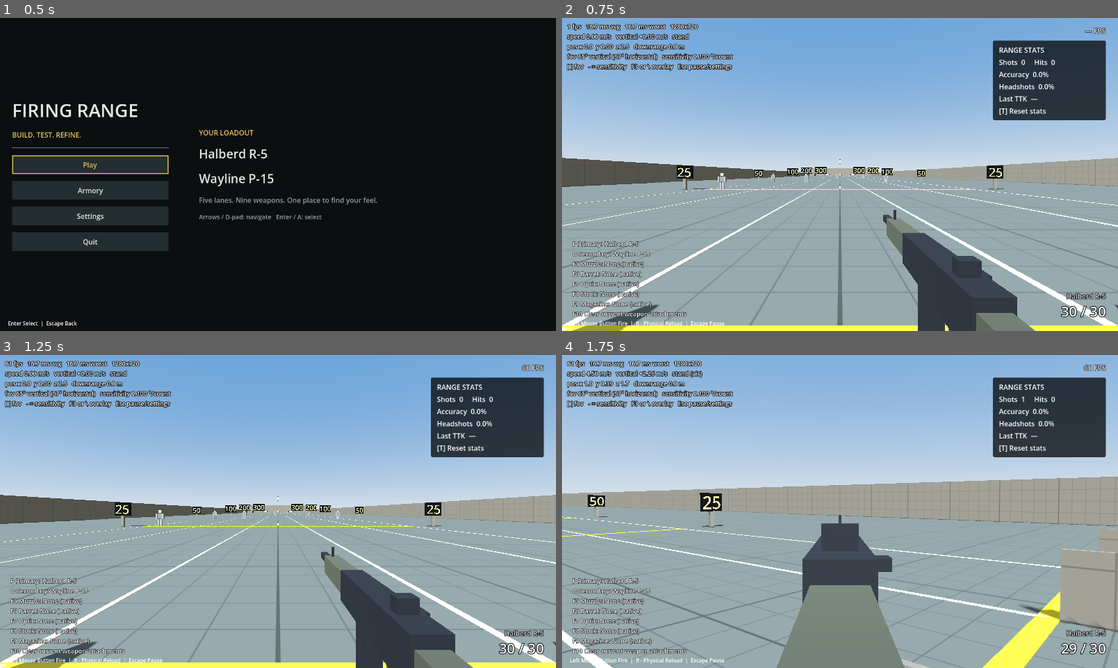
Above: before the commit, frames 1-4 (two rows, left to right).
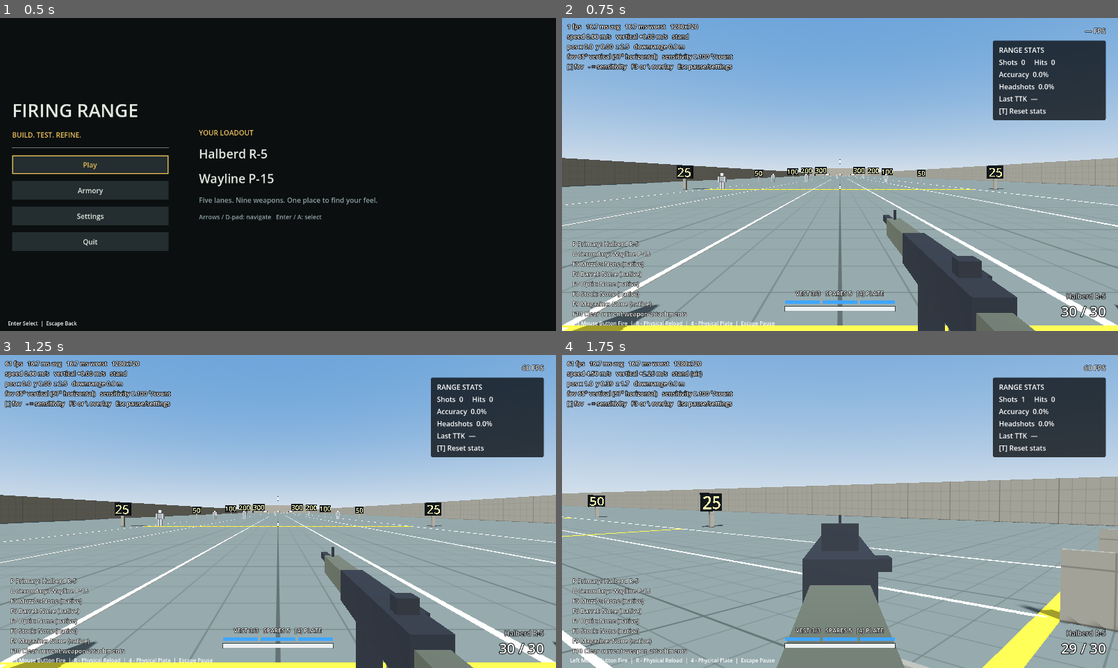
Above: after the commit, the same moments.

Repository: SamGon24/shooting-range
Game: Godot game, scene res://ui/main_menu.tscn
Same seed, same stepped clock (60 frames per second), same inputs: the game is played once before the commit and once after it.
Inputs (mouse positions are in pixels of both pictures, inside the frame that each line leads up to):
- Up to frame 1 (0.5 s): no input
- Up to frame 2 (0.75 s): click "Play" at 0.5 s
- Up to frame 3 (1.25 s): no input
- Up to frame 4 (1.75 s): tap Enter (ui_accept) at 1.25 s; move the mouse to (867, 511) at 1.27 s; hold W (move_forward) from 1.28 s (still down); hold Right mouse button (aim) from 1.28 s (still down); click (867, 511) at 1.42 s; tap Space (jump) at 1.52 s; tap 4 (apply_plate) at 1.55 s

Frame 1 is identical in both runs. In frame 2, 0.8% of the frame differs, in the area x 23-60%, y 87-99%; in frame 3, 0.8%; in frame 4, 0.8%.

Commit message:
ui: Show player health, plates, damage direction and death screen
The HUD gains a centred health bar with three plate segments, a vest
and spares readout behind the Show armor plates option, and a progress
bar while a plate goes in. Pooled arcs around the crosshair point at
where damage came from and re-aim as the player turns; they also show
while invulnerable. A death screen names the zone and source and counts
down to the respawn. A greybox plate slides into the vest, driven only
by the insert progress, and the prompt bar gains the plate key.

Diff:
--- a/firing-range/player/game_input.gd
+++ b/firing-range/player/game_input.gd
@@ -58,7 +58,7 @@
 	if menu_prompts:
 		prompt_label.text += "%s Select  |  %s Back" % [prompt("ui_accept"), prompt("ui_cancel")]
 	else:
-		prompt_label.text += "%s Fire  |  %s Reload  |  %s Pause" % [prompt("fire"), prompt("reload"), prompt("pause")]
+		prompt_label.text += "%s Fire  |  %s Reload  |  %s Plate  |  %s Pause" % [prompt("fire"), prompt("reload"), prompt("apply_plate"), prompt("pause")]
 
 func _input(event: InputEvent) -> void:
 	observe(event)
--- /dev/null
+++ b/firing-range/player/plate_motion.gd
@@ -0,0 +1,35 @@
+class_name PlateMotion
+extends RefCounted
+## Cosmetic plate-insert pose in camera space (-Z forward), driven only by
+## insert progress 0..1, so its timeline always matches the Resource timing.
+## The plate rises into view, is pushed down into the vest, then drops away.
+
+## Phase boundaries as fractions of the insert.
+const RISE_END: float = 0.3
+const PUSH_END: float = 0.75
+
+const START := Vector3(0.12, -0.60, -0.55)
+const SHOWN := Vector3(0.05, -0.24, -0.55)
+const PUSHED := Vector3(0.02, -0.40, -0.35)
+const GONE := Vector3(0.0, -0.70, -0.30)
+const TILT_SHOWN: float = -0.5
+const TILT_PUSHED: float = -1.2
+
+
+static func pose(progress: float) -> Transform3D:
+	var t: float = clampf(progress, 0.0, 1.0)
+	var origin: Vector3
+	var tilt: float
+	if t < RISE_END:
+		var k: float = smoothstep(0.0, 1.0, t / RISE_END)
+		origin = START.lerp(SHOWN, k)
+		tilt = lerpf(TILT_PUSHED, TILT_SHOWN, k)
+	elif t < PUSH_END:
+		var k: float = smoothstep(0.0, 1.0, (t - RISE_END) / (PUSH_END - RISE_END))
+		origin = SHOWN.lerp(PUSHED, k)
+		tilt = lerpf(TILT_SHOWN, TILT_PUSHED, k)
+	else:
+		var k: float = smoothstep(0.0, 1.0, (t - PUSH_END) / (1.0 - PUSH_END))
+		origin = PUSHED.lerp(GONE, k)
+		tilt = TILT_PUSHED
+	return Transform3D(Basis(Vector3.RIGHT, tilt), origin)
--- /dev/null
+++ b/firing-range/player/plate_view.gd
@@ -0,0 +1,52 @@
+class_name PlateView
+extends Node3D
+## Cosmetic greybox plate shown while one is inserted. Reads PlayerHealth;
+## never changes gameplay. Hidden by shrinking rather than `visible`, as the
+## camera rig does for the muzzle flash (see WeaponView).
+
+const HIDDEN_SCALE: float = 0.001
+
+@export var health: PlayerHealth
+@export var plate_size: Vector3 = Vector3(0.20, 0.25, 0.02)
+@export var plate_color: Color = Color(0.30, 0.33, 0.28)
+
+var _mesh: MeshInstance3D
+var _previous: float = 0.0
+var _current: float = 0.0
+
+
+func _ready() -> void:
+	var box := BoxMesh.new()
+	box.size = plate_size
+	var material := StandardMaterial3D.new()
+	material.albedo_color = plate_color
+	material.roughness = 0.9
+	box.material = material
+	_mesh = MeshInstance3D.new()
+	_mesh.mesh = box
+	_mesh.layers = WeaponView.VIEWMODEL_LAYER
+	_mesh.cast_shadow = GeometryInstance3D.SHADOW_CASTING_SETTING_OFF
+	add_child(_mesh)
+	_apply(0.0)
+
+
+func _physics_process(_delta: float) -> void:
+	_previous = _current
+	_current = health.plate_progress() if health != null else 0.0
+	if _current < _previous:
+		_previous = _current
+
+
+func _process(_delta: float) -> void:
+	_apply(lerpf(_previous, _current, Engine.get_physics_interpolation_fraction()))
+
+
+func get_progress() -> float:
+	return _current
+
+
+func _apply(progress: float) -> void:
+	if progress <= 0.0 or progress >= 1.0:
+		_mesh.transform = Transform3D(Basis.IDENTITY.scaled(Vector3.ONE * HIDDEN_SCALE), PlateMotion.GONE)
+		return
+	_mesh.transform = PlateMotion.pose(progress)
--- a/firing-range/player/player.tscn
+++ b/firing-range/player/player.tscn
@@ -14,6 +14,7 @@
 [ext_resource type="Resource" path="res://weapons/data/primary_catalog.tres" id="10_catalog"]
 [ext_resource type="Resource" path="res://weapons/data/secondary_catalog.tres" id="11_secondaries"]
 [ext_resource type="Script" path="res://player/player_health.gd" id="12_health"]
+[ext_resource type="Script" path="res://player/plate_view.gd" id="13_plate_view"]
 
 [node name="Player" type="CharacterBody3D" groups=["player"]]
 collision_layer = 2
@@ -44,6 +45,10 @@
 player = NodePath("../../../..")
 camera_feel = NodePath("../..")
 
+[node name="PlateView" type="Node3D" parent="Head/CameraFeel/Camera" node_paths=PackedStringArray("health")]
+script = ExtResource("13_plate_view")
+health = NodePath("../../../../Health")
+
 [node name="Weapons" type="Node" parent="." node_paths=PackedStringArray("player")]
 script = ExtResource("4_weapons")
 loadout_definition = ExtResource("9_loadout")
--- /dev/null
+++ b/firing-range/tests/test_player_hud.gd
@@ -0,0 +1,153 @@
+extends GutTest
+## Player status HUD, damage-direction indicator, death screen and the
+## cosmetic plate animation, bound to a real player scene.
+
+const PLAYER_SCENE: PackedScene = preload("res://player/player.tscn")
+const HUD_SCENE: PackedScene = preload("res://ui/hud.tscn")
+
+var _world: Node3D
+var _player: PlayerController
+var _health: PlayerHealth
+var _hud: Hud
+var _plate_view: PlateView
+
+
+func before_each() -> void:
+	_world = Node3D.new()
+	add_child_autofree(_world)
+	var floor_body := StaticBody3D.new()
+	var shape := BoxShape3D.new()
+	shape.size = Vector3(100.0, 1.0, 100.0)
+	var collider := CollisionShape3D.new()
+	collider.shape = shape
+	floor_body.add_child(collider)
+	floor_body.position = Vector3(0.0, -0.5, 0.0)
+	_world.add_child(floor_body)
+	_player = PLAYER_SCENE.instantiate() as PlayerController
+	(_player.get_node("Weapons") as WeaponController).loadout_definition = preload("res://tests/fixtures/mvp_loadout.tres")
+	_world.add_child(_player)
+	_health = _player.get_node("Health") as PlayerHealth
+	_health.follow_range_setting = false
+	_health.invulnerable = false
+	_plate_view = _player.get_node("Head/CameraFeel/Camera/PlateView") as PlateView
+	_hud = HUD_SCENE.instantiate() as Hud
+	_world.add_child(_hud)
+	await wait_physics_frames(3)
+
+
+func after_each() -> void:
+	Input.action_release(&"apply_plate")
+
+
+func _hit_from(attacker_offset: Vector3, damage: float) -> void:
+	var hit := ProjectileHit.new()
+	hit.spec = ProjectileSpec.new()
+	hit.damage = damage
+	hit.velocity = -attacker_offset.normalized() * 800.0
+	_health.receive_hit(hit, TargetSettings.Zone.TORSO)
+
+
+# --- Plate animation ---
+
+
+func _on_screen(pose: Transform3D) -> bool:
+	# Inside a generous 65-degree vertical frustum, in front of the camera.
+	var depth: float = -pose.origin.z
+	return depth > 0.05 and absf(pose.origin.y) / depth < tan(deg_to_rad(32.5))
+
+
+func test_plate_pose_starts_and_ends_out_of_view() -> void:
+	assert_false(_on_screen(PlateMotion.pose(0.0)))
+	assert_true(_on_screen(PlateMotion.pose(PlateMotion.RISE_END)), "held up in view")
+	assert_false(_on_screen(PlateMotion.pose(1.0)))
+
+
+func test_plate_pose_is_continuous() -> void:
+	var previous: Transform3D = PlateMotion.pose(0.0)
+	for step: int in range(1, 101):
+		var pose: Transform3D = PlateMotion.pose(float(step) / 100.0)
+		assert_lt(pose.origin.distance_to(previous.origin), 0.03, "no jump at %d%%" % step)
+		previous = pose
+
+
+func test_plate_view_timeline_matches_the_insert_timing() -> void:
+	_health.vitals.armor = 0.0
+	_health.request_plate()
+	var lower: int = ceili(_health.weapons.get_current_data().lower_time * 60.0) + 2
+	await wait_physics_frames(lower)
+	var insert: int = roundi(_health.settings.plate_insert_seconds * 60.0)
+	await wait_physics_frames(insert / 2)
+	assert_almost_eq(_plate_view.get_progress(), _health.plate_progress(), 0.02, "the view follows the gameplay clock")
+	assert_almost_eq(_health.plate_progress(), 0.5, 0.1)
+	await wait_physics_frames(insert / 2 + 4)
+	assert_eq(_plate_view.get_progress(), 0.0, "reset once the plate is in")
+	assert_eq(_health.vitals.armor, 50.0)
+
+
+func test_cancelling_resets_the_plate_animation() -> void:
+	_health.vitals.armor = 0.0
+	_health.request_plate()
+	await wait_physics_frames(ceili(_health.weapons.get_current_data().lower_time * 60.0) + 20)
+	assert_gt(_plate_view.get_progress(), 0.0)
+	_health.cancel_plate()
+	await wait_physics_frames(2)
+	assert_eq(_plate_view.get_progress(), 0.0)
+
+
+# --- Status ---
+
+
+func test_status_shows_vest_and_spares_behind_the_option() -> void:
+	var before: bool = ViewSettings.show_armor_plates
+	ViewSettings.show_armor_plates = true
+	_health.vitals.apply_damage(60.0)
+	await wait_process_frames(2)
+	assert_string_contains(_hud.status_view.get_plates_text(), "VEST 2/3")
+	assert_string_contains(_hud.status_view.get_plates_text(), "SPARES %d" % _health.settings.spare_plates)
+	ViewSettings.show_armor_plates = false
+	await wait_process_frames(2)
+	assert_eq(_hud.status_view.get_plates_text(), "")
+	ViewSettings.show_armor_plates = before
+
+
+# --- Direction indicator ---
+
+
+func test_indicator_points_at_the_attacker_and_tracks_turning() -> void:
+	_player.yaw = 0.0
+	_hit_from(Vector3(10.0, 0.0, 0.0), 10.0)
+	assert_eq(_hud.damage_indicator.active_count(), 1)
+	assert_almost_eq(_hud.damage_indicator.newest_angle(), PI * 0.5, 0.01, "right")
+	_player.yaw = -PI * 0.5
+	assert_almost_eq(_hud.damage_indicator.newest_angle(), 0.0, 0.01, "turning right to face the shooter centres it")
+
+
+func test_indicator_fades_out() -> void:
+	_hit_from(Vector3(0.0, 0.0, 10.0), 10.0)
+	assert_eq(_hud.damage_indicator.active_count(), 1)
+	await wait_seconds(_hud.damage_indicator.lifetime + 0.2)
+	assert_eq(_hud.damage_indicator.active_count(), 0)
+
+
+func test_indicator_also_shows_while_invulnerable() -> void:
+	_health.invulnerable = true
+	_hit_from(Vector3(0.0, 0.0, -10.0), 10.0)
+	assert_eq(_hud.damage_indicator.active_count(), 1)
+	assert_eq(_health.vitals.armor, 150.0)
+
+
+# --- Death screen ---
+
+
+func test_death_screen_counts_down_then_hides_on_respawn() -> void:
+	_health.vitals.armor = 0.0
+	var hit := ProjectileHit.new()
+	hit.spec = ProjectileSpec.new()
+	hit.damage = 200.0
+	hit.velocity = Vector3(0, 0, 800)
+	_health.receive_hit(hit, TargetSettings.Zone.HEAD)
+	assert_true(_hud.death_screen.visible)
+	assert_string_contains(_hud.death_screen.get_countdown_text(), "Respawning in")
+	await wait_physics_frames(roundi(_health.settings.reset_seconds * 60.0) + 3)
+	assert_false(_hud.death_screen.visible)
+	assert_eq(_hud.damage_indicator.active_count(), 0, "indicators cleared on respawn")
--- /dev/null
+++ b/firing-range/ui/damage_indicator.gd
@@ -0,0 +1,81 @@
+class_name DamageIndicator
+extends Control
+## Pooled arcs around the crosshair pointing at where damage came from. Each
+## stores the world direction and re-aims as the player turns. Cosmetic only.
+
+@export_range(1, 16) var capacity: int = 6
+@export var lifetime: float = 1.6
+@export var radius: float = 120.0
+@export var arc_radians: float = 0.55
+@export var thickness: float = 7.0
+@export var damage_color: Color = Color(1.0, 0.2, 0.15, 0.9)
+@export var blocked_color: Color = Color(1.0, 1.0, 1.0, 0.55)
+
+var player: PlayerController
+var _directions: PackedVector3Array = PackedVector3Array()
+var _ages: PackedFloat32Array = PackedFloat32Array()
+var _applied: PackedByteArray = PackedByteArray()
+var _next: int = 0
+
+
+func _ready() -> void:
+	mouse_filter = Control.MOUSE_FILTER_IGNORE
+	set_anchors_and_offsets_preset(Control.PRESET_FULL_RECT)
+	_directions.resize(capacity)
+	_ages.resize(capacity)
+	_applied.resize(capacity)
+	_ages.fill(lifetime)
+
+
+func show_damage(incoming: Vector3, applied: bool) -> void:
+	if is_nan(DamageDirection.screen_angle(incoming, 0.0)):
+		return
+	_directions[_next] = incoming
+	_ages[_next] = 0.0
+	_applied[_next] = 1 if applied else 0
+	_next = (_next + 1) % capacity
+	queue_redraw()
+
+
+func clear() -> void:
+	_ages.fill(lifetime)
+	queue_redraw()
+
+
+func active_count() -> int:
+	var count: int = 0
+	for age: float in _ages:
+		if age < lifetime:
+			count += 1
+	return count
+
+
+## Screen angle of the newest active arc, NAN if none.
+func newest_angle() -> float:
+	var index: int = posmod(_next - 1, capacity)
+	if _ages[index] >= lifetime or player == null:
+		return NAN
+	return DamageDirection.screen_angle(_directions[index], player.yaw)
+
+
+func _process(delta: float) -> void:
+	if active_count() == 0:
+		return
+	for index: int in capacity:
+		_ages[index] = minf(_ages[index] + delta, lifetime)
+	queue_redraw()
+
+
+func _draw() -> void:
+	if player == null:
+		return
+	var centre: Vector2 = size * 0.5
+	for index: int in capacity:
+		if _ages[index] >= lifetime:
+			continue
+		var angle: float = DamageDirection.screen_angle(_directions[index], player.yaw)
+		var color: Color = damage_color if _applied[index] == 1 else blocked_color
+		color.a *= 1.0 - _ages[index] / lifetime
+		# Screen angle 0 is up and clockwise; draw_arc measures from +X.
+		var middle: float = angle - PI * 0.5
+		draw_arc(centre, radius, middle - arc_radians * 0.5, middle + arc_radians * 0.5, 16, color, thickness, true)
--- /dev/null
+++ b/firing-range/ui/death_screen.gd
@@ -0,0 +1,67 @@
+class_name DeathScreen
+extends Control
+## Shown while the player is dead: what killed them and the respawn countdown.
+
+const ZONE_NAMES: PackedStringArray = ["Headshot", "Torso", "Limb"]
+const SOURCE_NAMES: PackedStringArray = ["ballistic", "pellet", "splash", "melee"]
+
+var health: PlayerHealth
+var _shade: ColorRect
+var _title: Label
+var _detail: Label
+var _countdown: Label
+
+
+func _ready() -> void:
+	mouse_filter = Control.MOUSE_FILTER_IGNORE
+	set_anchors_and_offsets_preset(Control.PRESET_FULL_RECT)
+	_shade = ColorRect.new()
+	_shade.color = Color(0.25, 0.0, 0.0, 0.55)
+	_shade.mouse_filter = Control.MOUSE_FILTER_IGNORE
+	_shade.set_anchors_and_offsets_preset(Control.PRESET_FULL_RECT)
+	add_child(_shade)
+	var rows := VBoxContainer.new()
+	rows.mouse_filter = Control.MOUSE_FILTER_IGNORE
+	rows.set_anchors_and_offsets_preset(Control.PRESET_CENTER)
+	rows.offset_left = -300
+	rows.offset_right = 300
+	rows.offset_top = -70
+	rows.offset_bottom = 70
+	add_child(rows)
+	_title = _label(rows, 40)
+	_title.text = "YOU WERE KILLED"
+	_detail = _label(rows, 18)
+	_countdown = _label(rows, 18)
+	visible = false
+
+
+func _label(parent: Control, font_size: int) -> Label:
+	var label := Label.new()
+	label.horizontal_alignment = HORIZONTAL_ALIGNMENT_CENTER
+	label.add_theme_font_size_override("font_size", font_size)
+	label.add_theme_constant_override("outline_size", 6)
+	label.add_theme_color_override("font_outline_color", Color.BLACK)
+	parent.add_child(label)
+	return label
+
+
+func bind(target: PlayerHealth) -> void:
+	health = target
+	health.died.connect(_on_died.unbind(2))
+	health.respawned.connect(func() -> void: visible = false)
+
+
+func _on_died() -> void:
+	_detail.text = "%s · %s" % [ZONE_NAMES[health.last_death_zone], SOURCE_NAMES[health.last_death_source]]
+	visible = true
+	_process(0.0)
+
+
+func get_countdown_text() -> String:
+	return _countdown.text
+
+
+func _process(_delta: float) -> void:
+	if not visible or health == null:
+		return
+	_countdown.text = "Respawning in %.1f s" % health.respawn_time_left()
--- a/firing-range/ui/hud.gd
+++ b/firing-range/ui/hud.gd
@@ -12,6 +12,10 @@
 @export var stats_update_seconds: float = 0.2
 
 var hybrid: HybridOptic
+var status_view: PlayerStatusView
+var damage_indicator: DamageIndicator
+var death_screen: DeathScreen
+var _health: PlayerHealth
 var _stats_dirty: bool = false
 var _stats_elapsed: float = 0.0
 
@@ -38,6 +42,15 @@
 	# Draw below feedback and text, above the world.
 	add_child(hybrid)
 	move_child(hybrid, 0)
+	status_view = PlayerStatusView.new()
+	status_view.name = "PlayerStatus"
+	add_child(status_view)
+	damage_indicator = DamageIndicator.new()
+	damage_indicator.name = "DamageIndicator"
+	add_child(damage_indicator)
+	death_screen = DeathScreen.new()
+	death_screen.name = "DeathScreen"
+	add_child(death_screen)
 	ViewSettings.changed.connect(_refresh_preferences)
 	_refresh_preferences()
 	feedback.feedback.connect(feedback_view.show_feedback)
@@ -124,7 +137,23 @@
 	return _scope.visible
 
 
+## Connects the player's health to the status bars, direction indicator
+## and death screen. Called automatically; tests can call it directly.
+func bind_health(health: PlayerHealth) -> void:
+	_health = health
+	status_view.health = health
+	damage_indicator.player = health.player
+	death_screen.bind(health)
+	health.damaged.connect(func(_hit: ProjectileHit, _zone: TargetSettings.Zone, _amount: float, incoming: Vector3, applied: bool) -> void:
+		damage_indicator.show_damage(incoming, applied))
+	health.respawned.connect(damage_indicator.clear)
+
+
 func _bind_from_tree() -> void:
+	if _health == null:
+		var health := get_tree().get_first_node_in_group(PlayerHealth.GROUP) as PlayerHealth
+		if health != null:
+			bind_health(health)
 	if _controller != null:
 		return
 	var controller := get_tree().get_first_node_in_group(WeaponController.GROUP) as WeaponController
--- /dev/null
+++ b/firing-range/ui/player_status_view.gd
@@ -0,0 +1,97 @@
+class_name PlayerStatusView
+extends Control
+## Read-only health bar, vest plates, spare count and plate-insert progress.
+
+@export var bar_width: float = 252.0
+@export var health_height: float = 10.0
+@export var plate_height: float = 8.0
+@export var plate_gap: float = 6.0
+## Distance of the health bar's bottom edge above the screen bottom. The bar
+## is centred; the left edge holds debug lists and the right the ammo.
+@export var bottom_margin: float = 46.0
+@export var health_color: Color = Color(0.92, 0.94, 0.95)
+@export var low_health_color: Color = Color(1.0, 0.35, 0.3)
+@export var plate_color: Color = Color(0.25, 0.65, 1.0)
+@export var empty_color: Color = Color(0.0, 0.0, 0.0, 0.45)
+@export var progress_width: float = 220.0
+
+var health: PlayerHealth
+var _plates_label: Label
+var _insert_label: Label
+var _signature: String = ""
+
+
+func _ready() -> void:
+	mouse_filter = Control.MOUSE_FILTER_IGNORE
+	set_anchors_and_offsets_preset(Control.PRESET_FULL_RECT)
+	_plates_label = _make_label(14)
+	_insert_label = _make_label(15)
+	_insert_label.text = "INSERTING PLATE"
+	_insert_label.horizontal_alignment = HORIZONTAL_ALIGNMENT_CENTER
+	ViewSettings.changed.connect(queue_redraw)
+	GameInput.device_changed.connect(func() -> void: _signature = "")
+
+
+func _make_label(size: int) -> Label:
+	var label := Label.new()
+	label.mouse_filter = Control.MOUSE_FILTER_IGNORE
+	label.add_theme_font_size_override("font_size", size)
+	label.add_theme_constant_override("outline_size", 4)
+	label.add_theme_color_override("font_outline_color", Color.BLACK)
+	add_child(label)
+	return label
+
+
+func _process(_delta: float) -> void:
+	if health == null:
+		return
+	var vitals: PlayerVitals = health.vitals
+	# Redraw only when something visible changed.
+	var signature: String = "%.1f|%.1f|%d|%.3f|%s|%s|%s" % [vitals.health, vitals.armor, vitals.spare_plates, health.plate_progress(), health.plating, vitals.dead, ViewSettings.show_armor_plates]
+	if signature == _signature:
+		return
+	_signature = signature
+	_layout()
+	queue_redraw()
+
+
+func get_plates_text() -> String:
+	return _plates_label.text if _plates_label.visible else ""
+
+
+func _health_origin() -> Vector2:
+	return Vector2((size.x - bar_width) * 0.5, size.y - bottom_margin - health_height)
+
+
+func _layout() -> void:
+	var vitals: PlayerVitals = health.vitals
+	_plates_label.visible = ViewSettings.show_armor_plates and not vitals.dead
+	_plates_label.text = "VEST %d/%d   SPARES %d   [%s] PLATE" % [vitals.remaining_plates(), vitals.plate_count, vitals.spare_plates, GameInput.prompt(&"apply_plate").replace(" - Physical", "")]
+	_plates_label.horizontal_alignment = HORIZONTAL_ALIGNMENT_CENTER
+	_plates_label.size.x = bar_width + 120.0
+	_plates_label.position = _health_origin() + Vector2(-60.0, -plate_height - plate_gap - 26.0)
+	_insert_label.visible = health.plating and not vitals.dead
+	_insert_label.size.x = progress_width
+	_insert_label.position = Vector2((size.x - progress_width) * 0.5, size.y * 0.66)
+
+
+func _draw() -> void:
+	if health == null or health.vitals.dead:
+		return
+	var vitals: PlayerVitals = health.vitals
+	var origin: Vector2 = _health_origin()
+	var fraction: float = vitals.health / vitals.settings.max_health
+	draw_rect(Rect2(origin - Vector2.ONE, Vector2(bar_width, health_height) + Vector2.ONE * 2.0), Color(0, 0, 0, 0.6), false, 1.0)
+	draw_rect(Rect2(origin, Vector2(bar_width, health_height)), empty_color)
+	draw_rect(Rect2(origin, Vector2(bar_width * fraction, health_height)), low_health_color if fraction < 0.35 else health_color)
+	if ViewSettings.show_armor_plates and vitals.plate_count > 0:
+		var count: int = vitals.plate_count
+		var width: float = (bar_width - plate_gap * float(count - 1)) / float(count)
+		for index: int in count:
+			var corner := Vector2(origin.x + float(index) * (width + plate_gap), origin.y - plate_height - plate_gap)
+			draw_rect(Rect2(corner, Vector2(width, plate_height)), empty_color)
+			draw_rect(Rect2(corner, Vector2(width * vitals.plate_fill(index), plate_height)), plate_color)
+	if health.plating:
+		var bar := Rect2(Vector2((size.x - progress_width) * 0.5, size.y * 0.66 + 26.0), Vector2(progress_width, 6.0))
+		draw_rect(bar, empty_color)
+		draw_rect(Rect2(bar.position, Vector2(bar.size.x * health.plate_progress(), bar.size.y)), plate_color)
Not shown, added: firing-range/player/plate_motion.gd.uid
Not shown, added: firing-range/player/plate_view.gd.uid
Not shown: 1 places in firing-range/player/player.tscn that only renumber resources
Not shown, added: firing-range/tests/test_player_hud.gd.uid
Not shown, added: firing-range/ui/damage_indicator.gd.uid
Not shown, added: firing-range/ui/death_screen.gd.uid
Not shown, added: firing-range/ui/player_status_view.gd.uid
